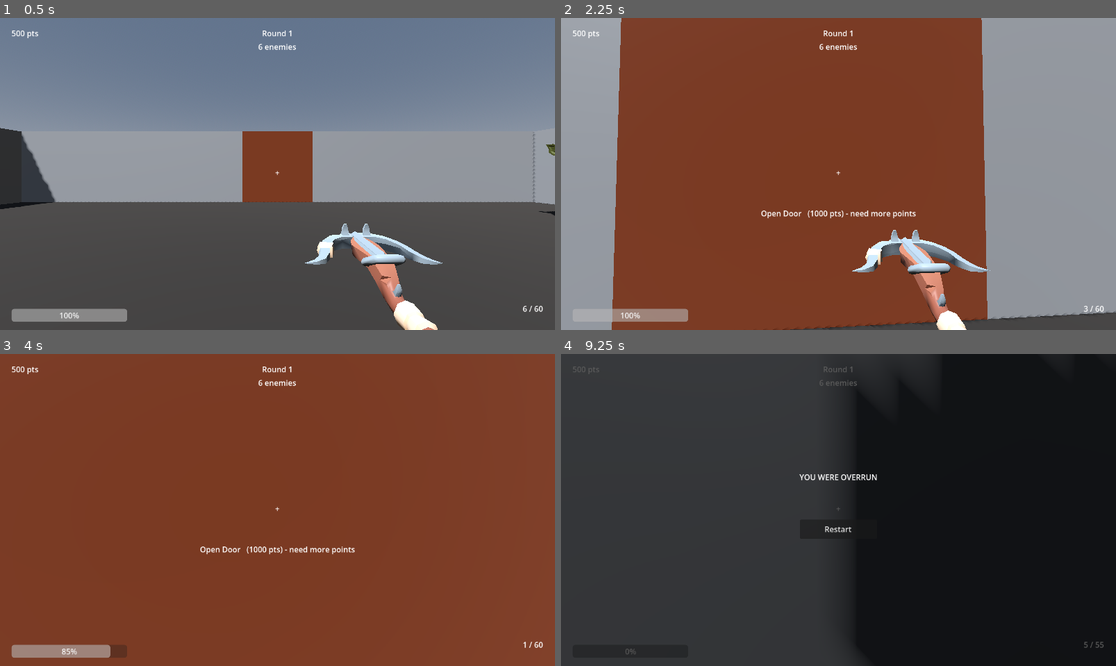
Above: before the commit, frames 1-4 (two rows, left to right).
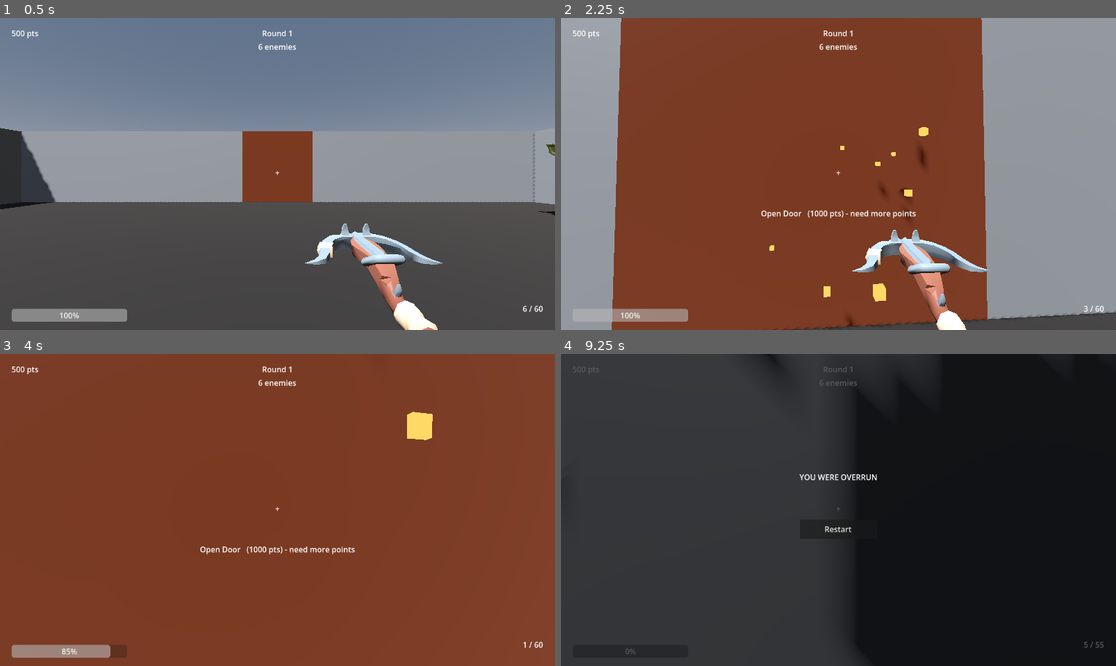
Above: after the commit, the same moments.

Repository: ariesyous/projectbluebean
Game: Godot game, scene res://scenes/world/Arena.tscn
The game is run twice, just before and just after one commit, with the same random seed, the same clock (stepped at 60 frames per second) and the same inputs.
Inputs (mouse positions are in pixels of both pictures, inside the frame that each line leads up to):
- Up to frame 1 (0.5 s): no input
- Up to frame 2 (2.25 s): tap Enter at 0.5 s; move the mouse to (866, 174) at 0.52 s; press the mouse at (866, 174) at 0.53 s; hold W (move_forward) from 0.53 s (still down); tap Space (jump) at 0.77, 1.52 s; move the mouse to (810, 174) at 1.27 s; release the mouse at (810, 174) at 1.28 s; click (810, 174) at 1.35 s; move the mouse to (849, 167) at 2.02 s; press the mouse at (849, 167) at 2.03 s; tap F (interact) at 2.1 s
- Up to frame 3 (4 s): keep holding W (move_forward); move the mouse to (271, 516) at 2.77 s; release the mouse at (271, 516) at 2.78 s; tap V (melee) at 2.85 s; tap Space (jump) at 3.02, 3.5, 3.77 s; click (271, 516) at 3.05 s; move the mouse to (316, 513) at 3.52 s; hold 1 (weapon_1) from 3.53 s (still down); click (316, 513) at 3.8 s
- Up to frame 4 (9.25 s): tap R (reload) at 4.15 s; move the mouse to (794, 506) at 4.27 s; release 1 (weapon_1) at 4.28 s; tap 2 (weapon_2) at 4.35 s; tap Space (jump) at 4.52, 6.02, 6.5, 6.77, 7.52, 9.02 s; click (794, 506) at 4.55 s; tap Enter at 5 s; move the mouse to (844, 510) at 5.02 s; hold 3 (weapon_3) 5.03-5.78 s; click (844, 510) at 5.3 s; move the mouse to (816, 503) at 5.77 s; release W (move_forward) at 5.78 s; hold D (move_right) 5.78-6.53 s; click (816, 503) at 5.85 s; move the mouse to (866, 510) at 6.52 s; press the mouse at (866, 510) at 6.53 s; hold W (move_forward) 6.53-8.78 s; move the mouse to (810, 510) at 7.27 s; release the mouse at (810, 510) at 7.28 s; tap F (interact) at 7.35 s; click (810, 510) at 7.55 s; move the mouse to (849, 503) at 8.02 s; hold V (melee) 8.03-8.78 s; click (849, 503) at 8.3 s; move the mouse to (832, 516) at 8.77 s; hold A (move_left) from 8.78 s (still down); tap 1 (weapon_1) at 8.85 s; click (832, 516) at 9.05 s

Frame 1 is identical in both runs. In frame 2, 0.4% of the frame differs, in the area x 37-67%, y 34-99%; in frame 3, 0.4%; in frame 4, less than 0.1%.

Commit message:
Add weapon audio and visual impact polish

Diff:
--- a/projectbluebean/resources/weapons/axe.tres
+++ b/projectbluebean/resources/weapons/axe.tres
@@ -1,10 +1,14 @@
-[gd_resource type="Resource" script_class="WeaponData" load_steps=3 format=3]
+[gd_resource type="Resource" script_class="WeaponData" load_steps=5 format=3]
 
 [ext_resource type="Script" path="res://scripts/weapons/weapon_data.gd" id="1_wdata"]
 [ext_resource type="PackedScene" path="res://scenes/weapons/AxeProjectile.tscn" id="2_axeproj"]
+[ext_resource type="AudioStream" path="res://assets/sounds/axe_throw.wav" id="3_athrow"]
+[ext_resource type="AudioStream" path="res://assets/sounds/reload.wav" id="4_rld"]
 
 [resource]
 script = ExtResource("1_wdata")
+fire_sound = ExtResource("3_athrow")
+reload_sound = ExtResource("4_rld")
 display_name = "Throwing Axe"
 damage = 65.0
 fire_rate = 1.5
--- a/projectbluebean/resources/weapons/crossbow.tres
+++ b/projectbluebean/resources/weapons/crossbow.tres
@@ -1,9 +1,13 @@
-[gd_resource type="Resource" script_class="WeaponData" load_steps=2 format=3]
+[gd_resource type="Resource" script_class="WeaponData" load_steps=4 format=3]
 
 [ext_resource type="Script" path="res://scripts/weapons/weapon_data.gd" id="1"]
+[ext_resource type="AudioStream" path="res://assets/sounds/crossbow_fire.wav" id="2_cfire"]
+[ext_resource type="AudioStream" path="res://assets/sounds/reload.wav" id="3_rld"]
 
 [resource]
 script = ExtResource("1")
+fire_sound = ExtResource("2_cfire")
+reload_sound = ExtResource("3_rld")
 display_name = "Crossbow"
 damage = 45.0
 fire_rate = 2.5
--- a/projectbluebean/resources/weapons/staff.tres
+++ b/projectbluebean/resources/weapons/staff.tres
@@ -1,10 +1,14 @@
-[gd_resource type="Resource" script_class="WeaponData" load_steps=3 format=3]
+[gd_resource type="Resource" script_class="WeaponData" load_steps=5 format=3]
 
 [ext_resource type="Script" path="res://scripts/weapons/weapon_data.gd" id="1"]
 [ext_resource type="PackedScene" path="res://scenes/weapons/FireBolt.tscn" id="2_fqp6i"]
+[ext_resource type="AudioStream" path="res://assets/sounds/staff_fire.wav" id="3_sfire"]
+[ext_resource type="AudioStream" path="res://assets/sounds/reload.wav" id="4_rld"]
 
 [resource]
 script = ExtResource("1")
+fire_sound = ExtResource("3_sfire")
+reload_sound = ExtResource("4_rld")
 display_name = "Fire Staff"
 damage = 30.0
 fire_rate = 6.0
--- a/projectbluebean/scripts/weapons/fire_bolt.gd
+++ b/projectbluebean/scripts/weapons/fire_bolt.gd
@@ -64,3 +64,40 @@
 	get_tree().current_scene.add_child(flash)
 	flash.global_position = pos
 	get_tree().create_timer(0.08).timeout.connect(flash.queue_free)
+
+	var particles := GPUParticles3D.new()
+	particles.emitting = false
+	particles.amount = 12
+	particles.lifetime = 0.3
+	particles.one_shot = true
+	particles.explosiveness = 1.0
+	var pmat := ParticleProcessMaterial.new()
+	pmat.direction = Vector3(0, 1, 0)
+	pmat.spread = 180.0
+	pmat.initial_velocity_min = 2.0
+	pmat.initial_velocity_max = 6.0
+	pmat.gravity = Vector3(0, -9.8, 0)
+	pmat.scale_min = 0.03
+	pmat.scale_max = 0.08
+	particles.process_material = pmat
+
+	var pass_mat := StandardMaterial3D.new()
+	pass_mat.albedo_color = _bolt_color
+	pass_mat.emission_enabled = true
+	pass_mat.emission = _bolt_color
+	pass_mat.shading_mode = BaseMaterial3D.SHADING_MODE_UNSHADED
+	var mesh := BoxMesh.new()
+	mesh.material = pass_mat
+	particles.draw_pass_1 = mesh
+
+	get_tree().current_scene.add_child(particles)
+	particles.global_position = pos
+	particles.emitting = true
+	get_tree().create_timer(0.4).timeout.connect(particles.queue_free)
+
+	var sfx := AudioStreamPlayer3D.new()
+	sfx.stream = load("res://assets/sounds/impact.wav")
+	get_tree().current_scene.add_child(sfx)
+	sfx.global_position = pos
+	sfx.play()
+	get_tree().create_timer(1.0).timeout.connect(sfx.queue_free)
--- a/projectbluebean/scripts/weapons/weapon.gd
+++ b/projectbluebean/scripts/weapons/weapon.gd
@@ -15,6 +15,7 @@
 var _view_model: Node3D = null
 var _base_transform: Transform3D
 var _anim_tween: Tween
+var _audio_player: AudioStreamPlayer3D
 
 func _ready() -> void:
 	if data == null:
@@ -23,6 +24,8 @@
 	_in_mag = data.mag_size
 	_reserve = data.reserve_ammo
 	_spawn_view_model()
+	_audio_player = AudioStreamPlayer3D.new()
+	add_child(_audio_player)
 	ammo_changed.emit(_in_mag, _reserve)
 
 func _spawn_view_model() -> void:
@@ -54,6 +57,9 @@
 	ammo_changed.emit(_in_mag, _reserve)
 	_spawn_muzzle_flash()
 	_play_fire_animation()
+	if data.fire_sound != null:
+		_audio_player.stream = data.fire_sound
+		_audio_player.play()
 	if data.projectile and data.projectile_scene != null:
 		_spawn_projectile()
 	else:
@@ -106,6 +112,9 @@
 	_reloading = true
 	reload_changed.emit(true)
 	_play_reload_animation()
+	if data.reload_sound != null:
+		_audio_player.stream = data.reload_sound
+		_audio_player.play()
 	await get_tree().create_timer(data.reload_time).timeout
 	var needed: int = data.mag_size - _in_mag
 	var take: int = mini(needed, _reserve)
@@ -190,5 +199,42 @@
 	light.global_position = pos
 	_despawn(light, 0.05)
 
+	var particles := GPUParticles3D.new()
+	particles.emitting = false
+	particles.amount = 12
+	particles.lifetime = 0.3
+	particles.one_shot = true
+	particles.explosiveness = 1.0
+	var pmat := ParticleProcessMaterial.new()
+	pmat.direction = Vector3(0, 1, 0)
+	pmat.spread = 180.0
+	pmat.initial_velocity_min = 2.0
+	pmat.initial_velocity_max = 6.0
+	pmat.gravity = Vector3(0, -9.8, 0)
+	pmat.scale_min = 0.03
+	pmat.scale_max = 0.08
+	particles.process_material = pmat
+
+	var pass_mat := StandardMaterial3D.new()
+	pass_mat.albedo_color = data.muzzle_color
+	pass_mat.emission_enabled = true
+	pass_mat.emission = data.muzzle_color
+	pass_mat.shading_mode = BaseMaterial3D.SHADING_MODE_UNSHADED
+	var mesh := BoxMesh.new()
+	mesh.material = pass_mat
+	particles.draw_pass_1 = mesh
+
+	get_tree().current_scene.add_child(particles)
+	particles.global_position = pos
+	particles.emitting = true
+	_despawn(particles, 0.4)
+
+	var sfx := AudioStreamPlayer3D.new()
+	sfx.stream = load("res://assets/sounds/impact.wav")
+	get_tree().current_scene.add_child(sfx)
+	sfx.global_position = pos
+	sfx.play()
+	_despawn(sfx, 1.0)
+
 func _despawn(node: Node, t: float) -> void:
 	get_tree().create_timer(t).timeout.connect(node.queue_free)
--- a/projectbluebean/scripts/weapons/weapon_data.gd
+++ b/projectbluebean/scripts/weapons/weapon_data.gd
@@ -15,3 +15,7 @@
 @export var projectile_speed: float = 28.0
 @export var muzzle_color: Color = Color(1.0, 0.85, 0.4)
 @export var view_model: PackedScene           ## optional weapon mesh scene
+
+@export_group("Audio")
+@export var fire_sound: AudioStream
+@export var reload_sound: AudioStream
Not shown, added: projectbluebean/assets/sounds/axe_throw.wav.import
Not shown, added: projectbluebean/assets/sounds/crossbow_fire.wav.import
Not shown, added: projectbluebean/assets/sounds/impact.wav.import
Not shown, added: projectbluebean/assets/sounds/reload.wav.import
Not shown, added: projectbluebean/assets/sounds/staff_fire.wav.import
Not shown, added: projectbluebean/assets/sounds/axe_throw.wav
Not shown, added: projectbluebean/assets/sounds/crossbow_fire.wav
Not shown, added: projectbluebean/assets/sounds/impact.wav
Not shown, added: projectbluebean/assets/sounds/reload.wav
Not shown, added: projectbluebean/assets/sounds/staff_fire.wav
Not shown, added: projectbluebean/generate_sounds.py
